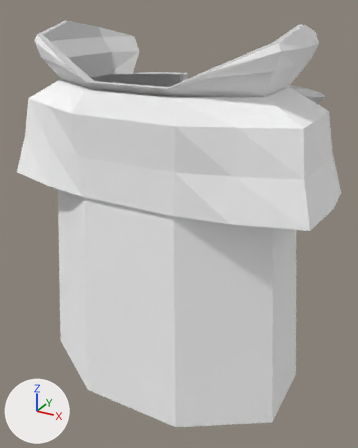
The OBJ model Models/person_male_duster.obj, before and after one commit.
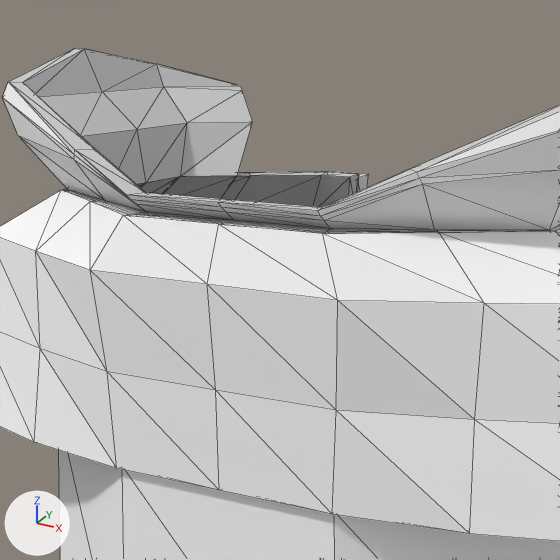
Each version appears first whole from a 50 mm camera at (0.498, -0.872, 0.838) aimed at (0.018, 0.001, 0.402), and next in a close-up on the part from 9% to 75% of the width and 0% to 53% of the height. Every picture has the same lights, and +X, +Y and +Z are marked at lower left. The older version's two pictures come first. The close-ups show mesh edges as thin lines. Where no turn or scale is listed for an object, it has been applied to the vertices.

In view in the first close-up: 'person_male_duster'.
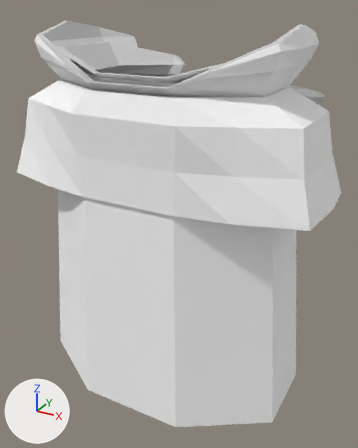
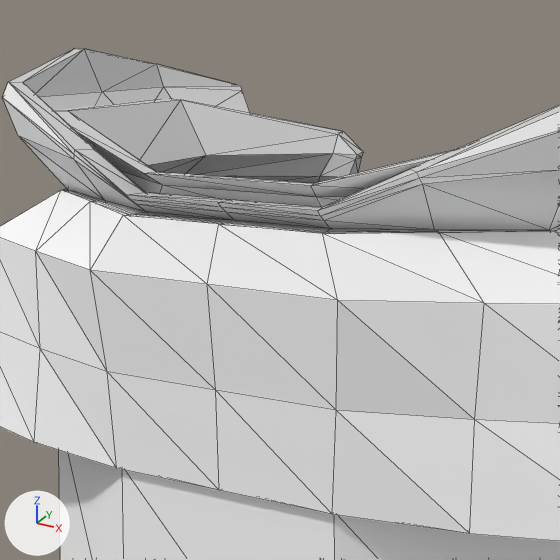
What differs and where, as boxes (x1, y1, x2, y2) in the close-ups (560 x 560 px):
part 1 of me_person_male_duster, added: after (54, 99, 456, 207)

Patch to the scene script:
```diff
--- a/Models/person_male_duster.obj.py
+++ b/Models/person_male_duster.obj.py
@@ me_person_male_duster @@
 # used by ob_person_male_duster; location = (0.0, 0.0, 0.0)
-me_person_male_duster.from_pydata(...)  # 466 vertices, 912 faces; spans x -0.34..0.34, y -0.191..0.191, z 0.032..0.81
+me_person_male_duster.from_pydata(...)  # 546 vertices, 1068 faces; spans x -0.34..0.34, y -0.191..0.191, z 0.032..0.81
+# me_person_male_duster part 1: a new loose piece of 80 vertices spanning x -0.231..0.231, y -0.149..0.172, z 0.68..0.765
 me_person_male_duster.materials.append(mat_stuff_plain)
```
